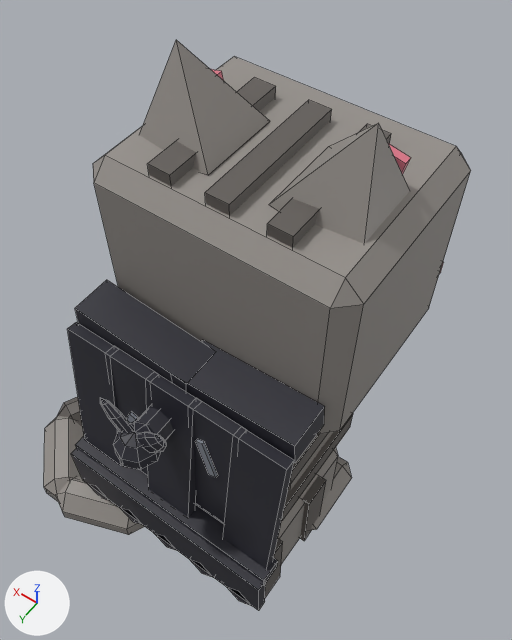
One commit to the FBX model assets/cat-cafe/exports/CatCafe_Cat_Binbag_Sit.fbx: the scene before it, then after it.
One viewpoint serves both versions: a 50 mm lens placed at (-0.00849, 0.01081, 0.0284), pointed at (0.00008, -0.00119, 0.00954). The lights are fixed; the arrows at lower left show +X, +Y and +Z. The first picture is the older version. Mesh edges are drawn as thin lines. Where no turn or scale is listed for an object, it has been applied to the vertices.

The scene before the commit, as lines of its bpy script (objects in view):
```python
me_catcafe_cat_binbag_sit_earr = bpy.data.meshes.new('CatCafe_Cat_Binbag_Sit_EarR')
me_catcafe_cat_binbag_sit_earr.from_pydata(...)  # 13 vertices, 11 faces; spans x -0.0011..0.00169, y -0.00142..0.00142, z -0.00027..0.00282
me_catcafe_cat_binbag_sit_earr.materials.append(mat_catcafe_palette)
me_catcafe_cat_binbag_sit_prop = bpy.data.meshes.new('CatCafe_Cat_Binbag_Sit_Prop')
me_catcafe_cat_binbag_sit_prop.from_pydata(...)  # 246 vertices, 226 faces; spans x -0.00427..0.00428, y 0.00128..0.00524, z 0.00171..0.0114
me_catcafe_cat_binbag_sit_prop.materials.append(mat_catcafe_palette)
me_catcafe_cat_binbag_sit_tail = bpy.data.meshes.new('CatCafe_Cat_Binbag_Sit_Tail')
me_catcafe_cat_binbag_sit_tail.from_pydata(...)  # 72 vertices, 78 faces; spans x -0.00037..0.00613, y -0.00461..0.00184, z -0.00086..0.00085
me_catcafe_cat_binbag_sit_tail.materials.append(mat_catcafe_palette)
ob_catcafe_cat_binbag_sit_earr = bpy.data.objects.new('CatCafe_Cat_Binbag_Sit_EarR', me_catcafe_cat_binbag_sit_earr)
ob_catcafe_cat_binbag_sit_earr.location = (-0.00266, -0.00171, 0.01568)
ob_catcafe_cat_binbag_sit_prop = bpy.data.objects.new('CatCafe_Cat_Binbag_Sit_Prop', me_catcafe_cat_binbag_sit_prop)
ob_catcafe_cat_binbag_sit_prop.location = (0.0, 0.0, 0.0)
ob_catcafe_cat_binbag_sit_tail = bpy.data.objects.new('CatCafe_Cat_Binbag_Sit_Tail', me_catcafe_cat_binbag_sit_tail)
ob_catcafe_cat_binbag_sit_tail.location = (0.0019, 0.00413, 0.00105)
# also in view: 'CatCafe_Cat_Binbag_Sit_Head' at (0.0, -0.00254, 0.01254); 'CatCafe_Cat_Binbag_Sit_EarL' at (0.00236, -0.00171, 0.01695); 'CatCafe_Cat_Binbag_Sit_Body' at (0.0, 0.00036, 0.00522)
```
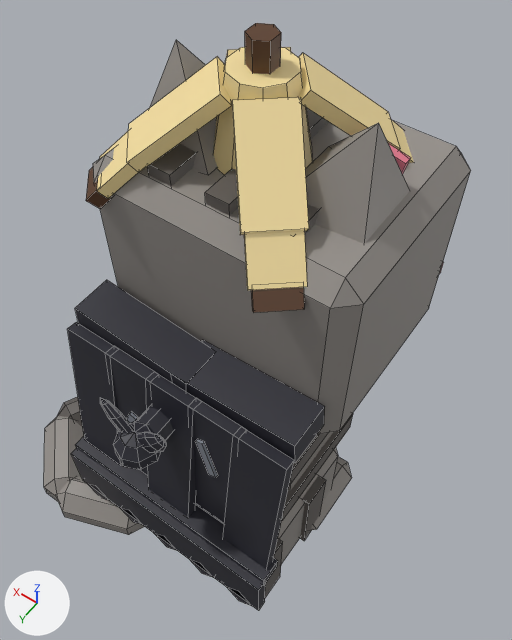
What changed in the scene script:
```text
Add me_catcafe_cat_binbag_sit_prop2:
    me_catcafe_cat_binbag_sit_prop2.from_pydata(...)  # 128 vertices, 92 faces; spans x -0.00375..0.00451, y -0.00508..0.00318, z 0.00511..0.00978
    me_catcafe_cat_binbag_sit_prop2.materials.append(mat_catcafe_palette)
Add ob_catcafe_cat_binbag_sit_prop2:
    ob_catcafe_cat_binbag_sit_prop2 = bpy.data.objects.new('CatCafe_Cat_Binbag_Sit_Prop2', me_catcafe_cat_binbag_sit_prop2)
    ob_catcafe_cat_binbag_sit_prop2.location = (0.0, -0.00095, 0.00969)
```

Where the change shows, as pixel boxes (x1, y1, x2, y2) in the pictures (512 x 640 px):
'CatCafe_Cat_Binbag_Sit_Prop2', added (beige): after (86, 23, 414, 313)
'CatCafe_Cat_Binbag_Sit_EarL', unchanged, covered by the edit: before (139, 40, 270, 175); after (150, 40, 217, 175)
